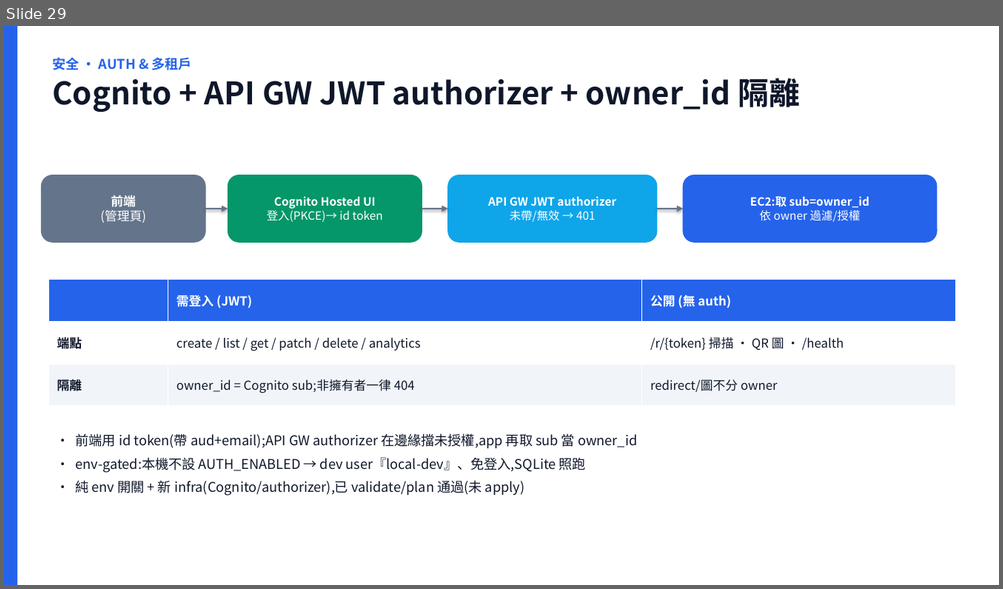
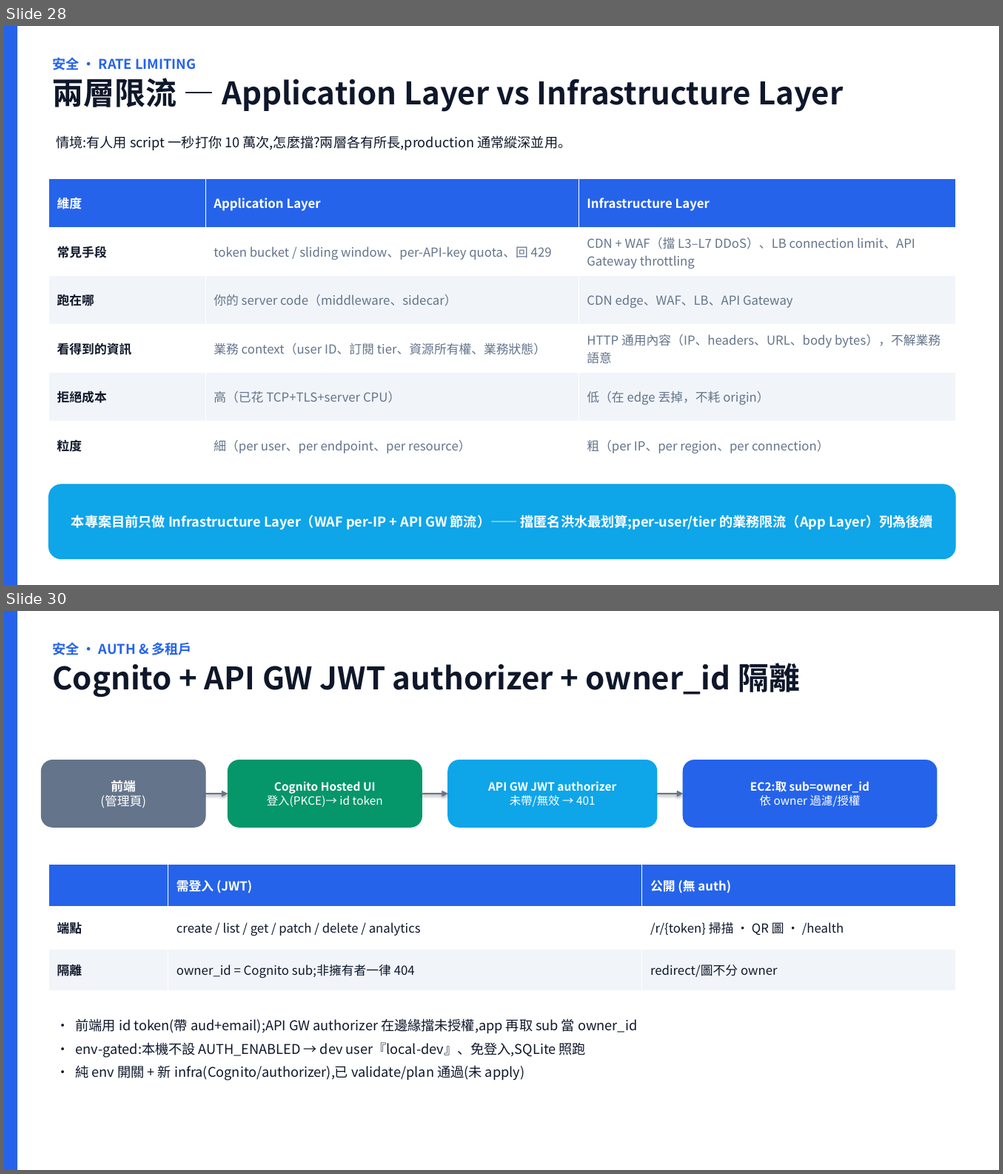
Before and after one commit to scolley31/system-design-demo, a slide deck: QR Code Generator/QR_Code_Generator.pptx. Shown one above the other, each under a label of ours: slide 29 before the commit, slides 28 and 30 after it; the slides between them are not shown. The pictures are 1003x589 and 1003x1174 pixels, drawn with LibreOffice and Linux fonts; fonts in the diff are those of the drawing. Boxes give left, top, right and bottom in pixels: in the first picture for what was removed or moved away, otherwise in the second. Text is boxed around its words. In the diff, an @@ line names an element or a change of style, - is before the commit and + after.

Commit message:
PPT: Rate Limiting 新增 App Layer vs Infra Layer 比較頁 (標明本專案只做 infra 層) [skip ci]

```diff
--- a/QR Code Generator/QR_Code_Generator.pptx
+++ b/QR Code Generator/QR_Code_Generator.pptx
@@ slide 28 added at (x1=4, y1=26, x2=999, y2=585), background #FFFFFF @@
@@ rectangle added at (x1=4, y1=26, x2=17, y2=585), fill #2563EB @@
@@ text added at (x1=52, y1=57, x2=843, y2=112), 30 pt, text #0F172A, bold @@
+安全 · RATE LIMITING
+兩層限流 — Application Layer vs Infrastructure Layer
@@ text added at (x1=56, y1=136, x2=571, y2=151), 13 pt, text #0F172A @@
+情境:有人用 script 一秒打你 10 萬次,怎麼擋?兩層各有所長,production 通常縱深並用。
@@ table added at (x1=48, y1=179, x2=956, y2=470), 6 rows, 3 columns @@
+維度 | Application Layer | Infrastructure Layer
+常見手段 | token bucket / sliding window、per-API-key quota、回 429 | CDN + WAF（擋 L3–L7 DDoS）、LB connection limit、API Gateway throttling
+跑在哪 | 你的 server code（middleware、sidecar） | CDN edge、WAF、LB、API Gateway
+看得到的資訊 | 業務 context（user ID、訂閱 tier、資源所有權、業務狀態） | HTTP 通用內容（IP、headers、URL、body bytes），不解業務語意
+拒絕成本 | 高（已花 TCP+TLS+server CPU） | 低（在 edge 丟掉，不耗 origin）
+粒度 | 細（per user、per endpoint、per resource） | 粗（per IP、per region、per connection）
@@ rounded rectangle added at (x1=48, y1=485, x2=956, y2=560), fill #0EA5E9, outline #0EA5E9 0.75 pt, 13 pt, text #FFFFFF, bold @@
+本專案目前只做 Infrastructure Layer（WAF per-IP + API GW 節流）—— 擋匿名洪水最划算;per-user/tier 的業務限流（App Layer）列為後續
@@ what was slide 29 is now slide 30 @@
```
Also in this commit, not shown: 1 slide changed, 1 other file.
